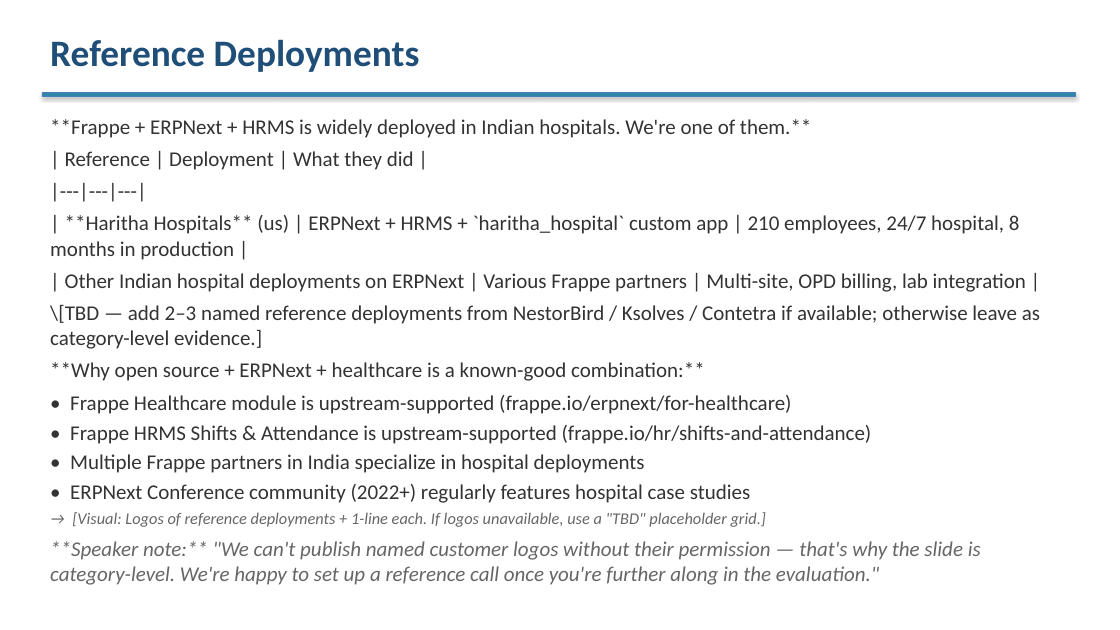
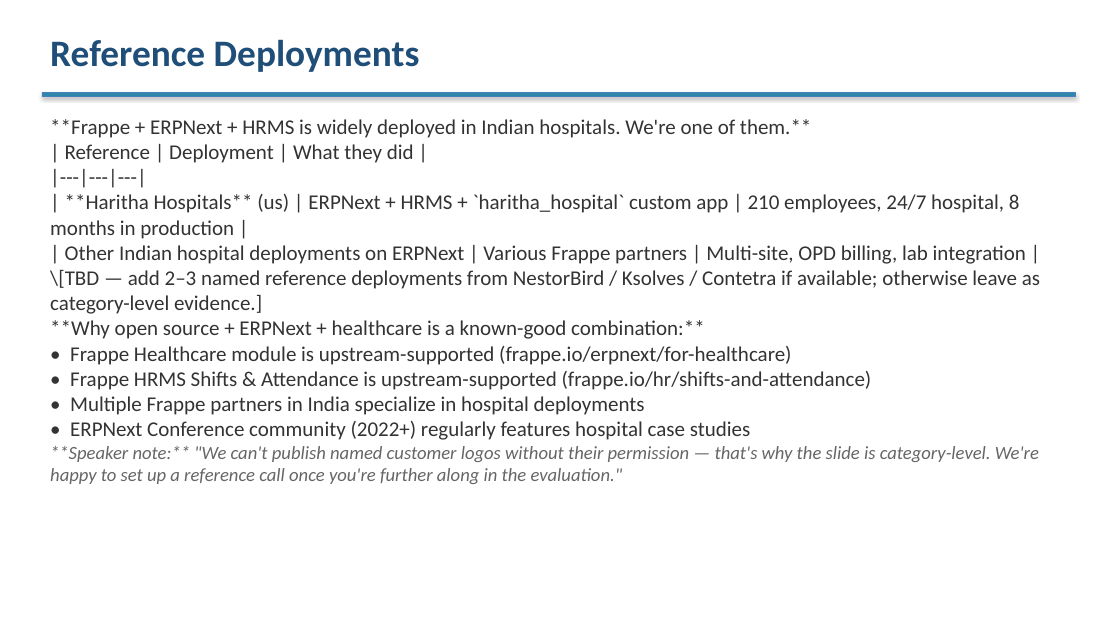
Before and after one commit to venkat-narasimha/haritha-hospitals, a slide deck: slide 13 of docs/phase6/03-client/03.4-client-presentation.pptx. Drawn at 1120x630 pixels with LibreOffice and Linux fonts; fonts in the diff are those of the drawing. Boxes give left, top, right and bottom in pixels: in the first picture for what was removed or moved away, otherwise in the second. Text is boxed around its words. In the diff, an @@ line names an element or a change of style, - is before the commit and + after.

```diff
--- a/docs/phase6/03-client/03.4-client-presentation.pptx
+++ b/docs/phase6/03-client/03.4-client-presentation.pptx
@@ text "**Frappe + ERPNext + HRMS ..." at (x1=50, y1=119, x2=1040, y2=484): size 18 to 16 pt in "**Speaker note:** "We can't publish named customer ..."; less space between paragraphs @@
@@ text at (x1=72, y1=512, x2=766, y2=527): paragraph removed @@
-→ [Visual: Logos of reference deployments + 1-line each. If logos unavailable, use a "TBD" placeholder grid.]
```
Also in this commit, not shown: 8 other slides changed, 6 slides added, 6 slides removed.
